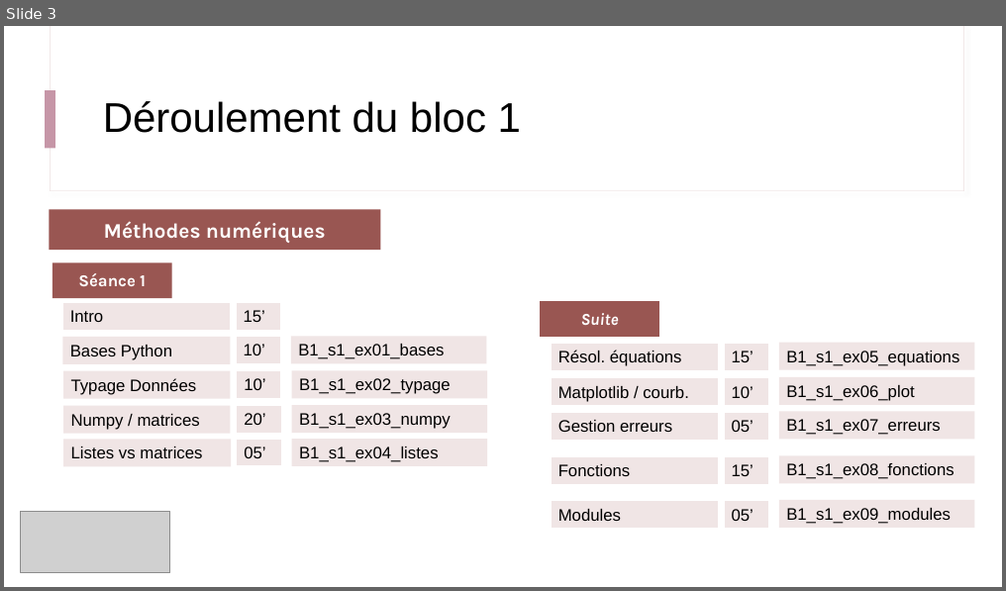
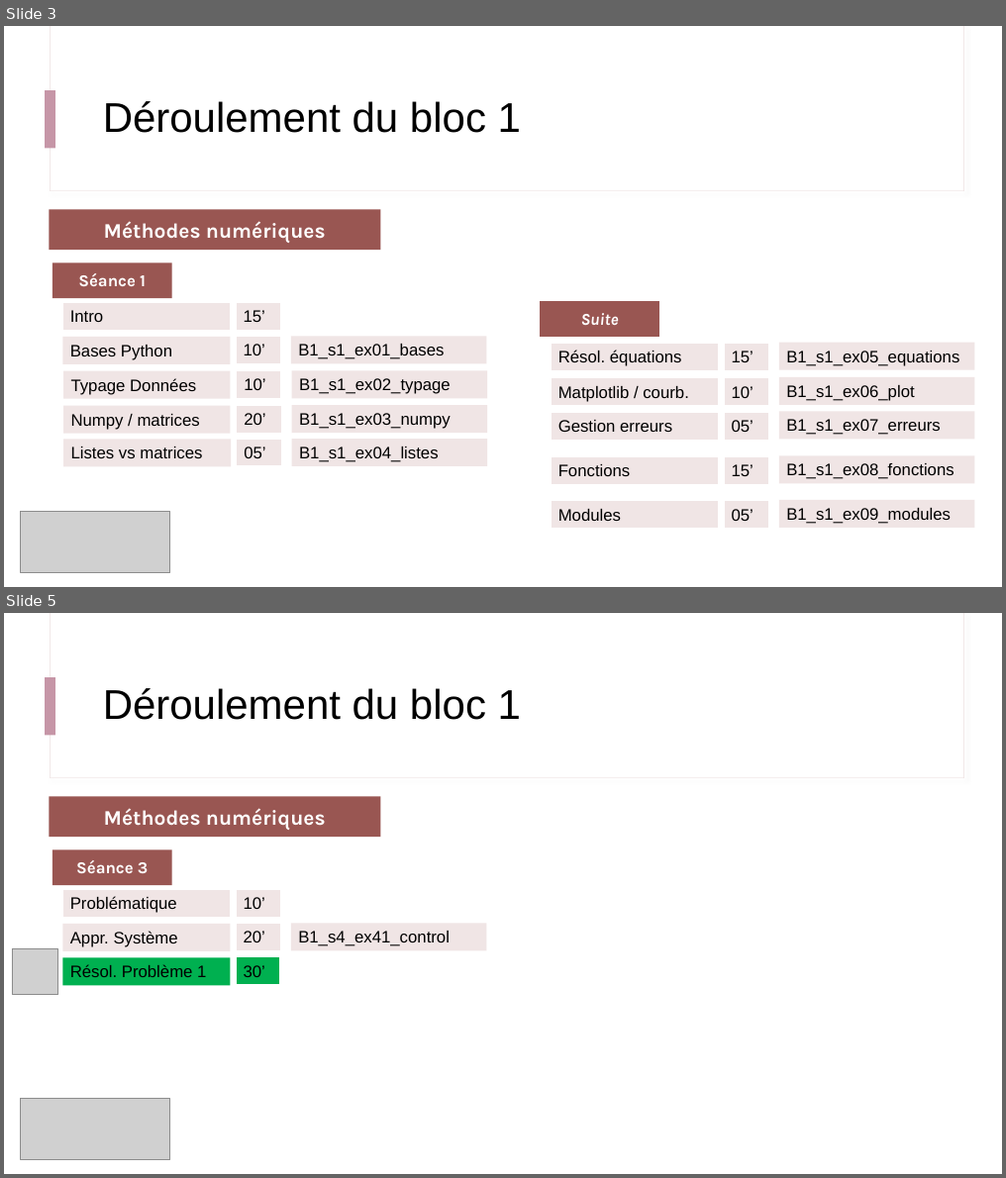
Before and after one commit to IOGS-Digital-Methods/semester-5, a slide deck: s5_outils_numeriques/b1_outils_numeriques/seance1_demistifier_python/B1_0_Deroulement.pptx. Shown one above the other, each under a label of ours: slide 3 before the commit, slides 3 and 5 after it; the slides between them are not shown. The pictures are 1006x591 and 1006x1178 pixels, drawn with LibreOffice and Linux fonts; fonts in the diff are those of the drawing; grey boxes stand for pictures. Boxes give left, top, right and bottom in pixels: in the first picture for what was removed or moved away, otherwise in the second. Text is boxed around its words. In the diff, an @@ line names an element or a change of style, - is before the commit and + after.

Commit message:
Update Bloc 1 - Euler

```diff
--- a/s5_outils_numeriques/b1_outils_numeriques/seance1_demistifier_python/B1_0_Deroulement.pptx
+++ b/s5_outils_numeriques/b1_outils_numeriques/seance1_demistifier_python/B1_0_Deroulement.pptx
@@ slide 5 added at [4, 613, 1002, 1174], background #FFFFFF; not listed: 3 template elements that a slide beside it also shows @@
@@ title added at [103, 688, 521, 720], 40 pt, text #000000 @@
+Déroulement du bloc 1
@@ rectangle added at [49, 796, 380, 837], fill #995652, 20 pt, text #FFFFFF, bold @@
+Méthodes numériques
@@ rectangle added at [53, 851, 172, 885], fill #995652, 16 pt, text #FFFFFF, bold @@
+Séance 3
@@ rectangle added at [62, 890, 230, 918], fill #F0E5E5, outline #FFFFFF 0.75 pt, 16 pt, text #000000 @@
+Problématique
@@ rectangle added at [236, 890, 281, 918], fill #F0E5E5, outline #FFFFFF 0.75 pt, 16 pt, text #000000 @@
+10’
@@ rectangle added at [62, 924, 230, 952], fill #F0E5E5, 16 pt, text #000000 @@
+Appr. Système
@@ rectangle added at [236, 924, 281, 952], fill #F0E5E5, outline #FFFFFF 0.75 pt, 16 pt, text #000000 @@
+20’
@@ rectangle added at [291, 924, 486, 952], fill #F0E5E5, 16 pt, text #000000 @@
+B1_s4_ex41_control
@@ picture added at [12, 949, 57, 995] @@
@@ rectangle added at [62, 959, 230, 986], fill #00B050, 16 pt, text #000000 @@
+Résol. Problème 1
@@ rectangle added at [236, 958, 280, 985], fill #00B050, outline #FFFFFF 0.75 pt, 16 pt, text #000000 @@
+30’
@@ picture added at [21, 1099, 170, 1160] @@
```
Also in this commit, not shown: 1 slide changed, 19 other files.
